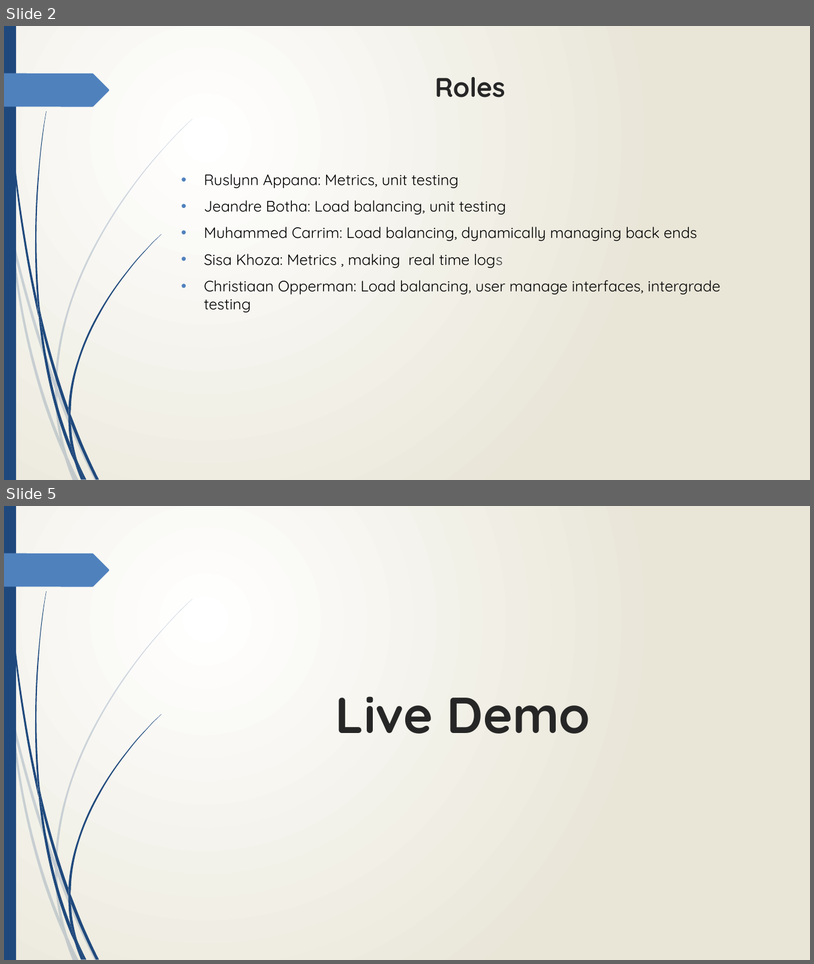
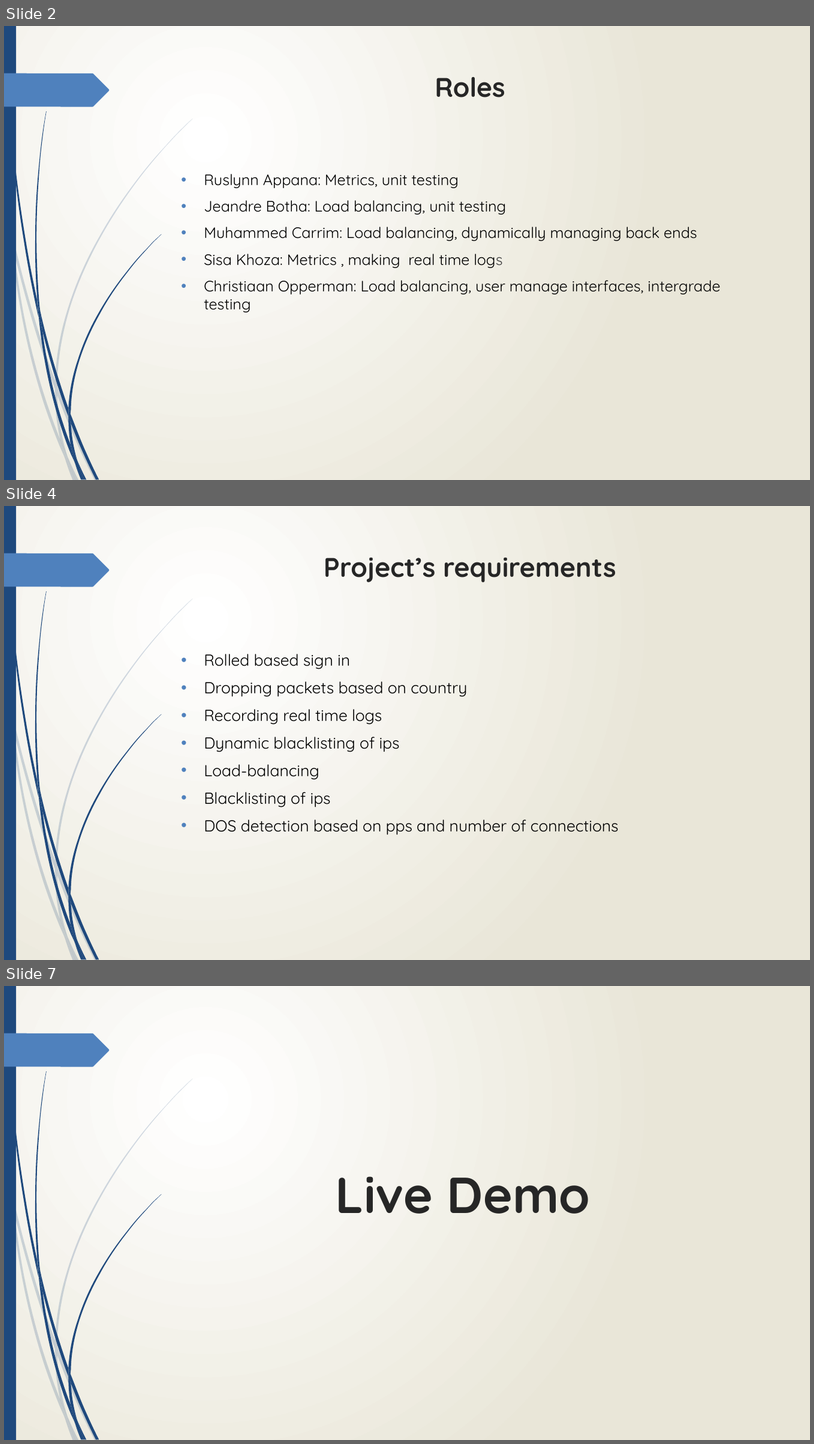
Before and after one commit to cos301-2019-se/Defendr, a slide deck: SRS/SlideShow3.pptx. Shown one above the other, each under a label of ours: slides 2 and 5 before the commit, slides 2, 4 and 7 after it; the slides between them are not shown. The pictures are 814x964 and 814x1444 pixels, drawn with LibreOffice and Linux fonts; fonts in the diff are those of the drawing. Boxes give left, top, right and bottom in pixels: in the first picture for what was removed or moved away, otherwise in the second. Text is boxed around its words. In the diff, an @@ line names an element or a change of style, - is before the commit and + after.

```diff
--- a/SRS/SlideShow3.pptx
+++ b/SRS/SlideShow3.pptx
@@ slide 4 added at (4,506,810,960), background gradient #FFFFFF to #EAE7D8; not listed: 24 template elements that a slide beside it also shows @@
@@ title added at (324,558,617,582), 32 pt, text #262626, bold @@
+Project’s requirements
@@ text added at (204,654,619,835), 19 pt, text #000000 @@
+• Rolled based sign in
+• Dropping packets based on country
+• Recording real time logs
+• Dynamic blacklisting of ips
+• Load-balancing
+• Blacklisting of ips
+• DOS detection based on pps and number of connections
@@ what was slide 5 is now slide 7 @@
```
Also in this commit, not shown: 2 slides changed, 1 other slide added.
